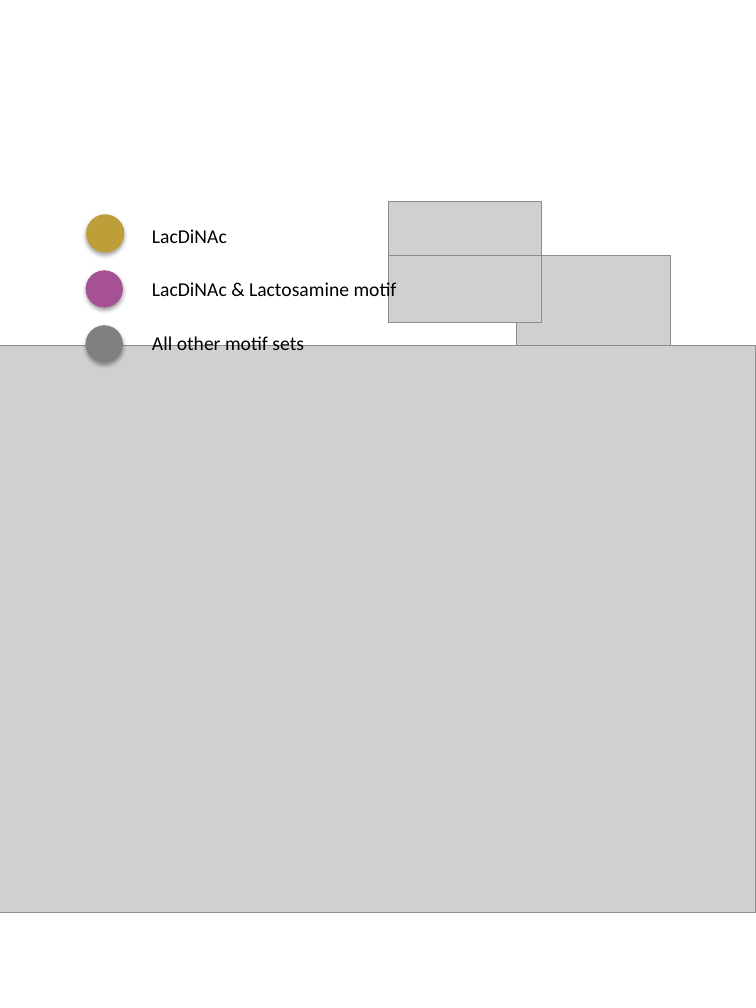
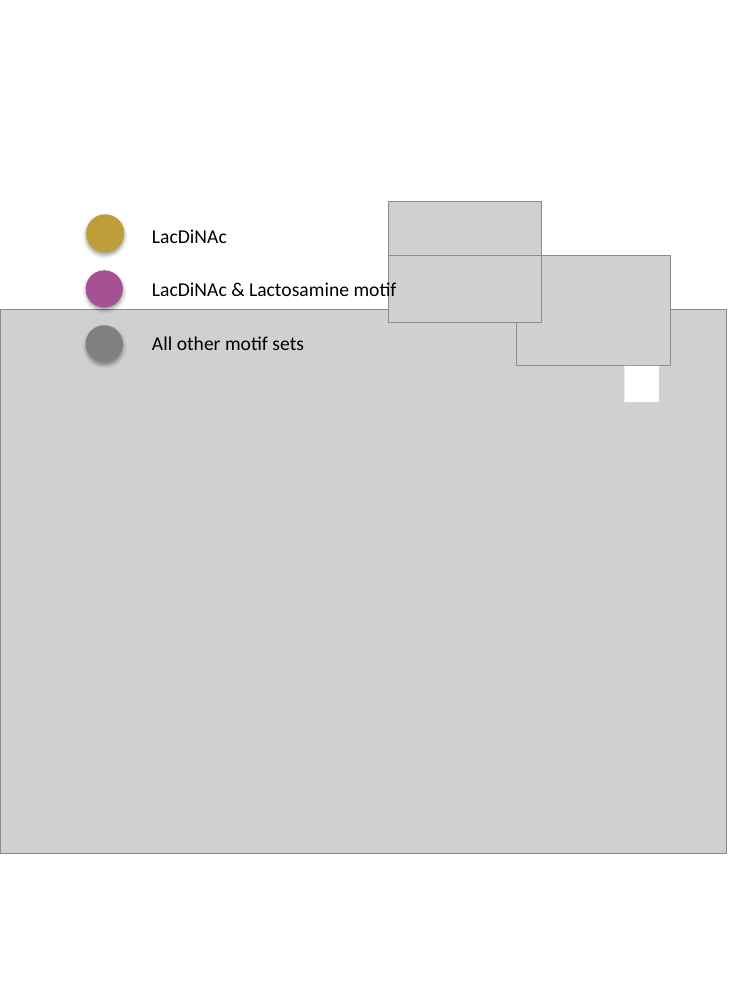
Before and after one commit to steveharg/glycans, a slide deck: slide 1 of docs/motif_similarity_exploration/LacDiNAc_vs_Lactosamine_motif_LacDiNAc.pptx. Drawn at 756x1008 pixels with LibreOffice and Linux fonts; fonts in the diff are those of the drawing; grey boxes stand for pictures. Boxes give left, top, right and bottom in pixels: in the first picture for what was removed or moved away, otherwise in the second. Text is boxed around its words. In the diff, an @@ line names an element or a change of style, - is before the commit and + after.

```diff
--- a/docs/motif_similarity_exploration/LacDiNAc_vs_Lactosamine_motif_LacDiNAc.pptx
+++ b/docs/motif_similarity_exploration/LacDiNAc_vs_Lactosamine_motif_LacDiNAc.pptx
@@ picture: place and size @@
-picture at [0, 346, 756, 913]
+picture at [0, 309, 726, 853]
@@ rectangle added at [624, 366, 658, 402], fill #FFFFFF @@
```
Also in this commit, not shown: 14 other files.
